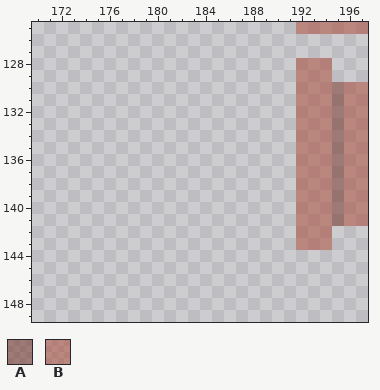
Two versions of one pixel-art file, assets/sprites/Sprite-0001.aseprite. Above, as it was before the edit.
256x256 pixels, 1 frame. Colours within 5 levels of each other are drawn and written as one. Shown: x 170..197, y 125..149.
Visible layers, top first: "Layer 2" opacity 50%, "Layer 1".
Palette (. is transparent): A #70281c80  B #a8412e80
Pixels before, first column x 192:
125 BBBBBB
126 ......
127 ......
128 BBB...
129 BBB...
130 BBBABB
131 BBBABB
132 BBBABB
133 BBBABB
134 BBBABB
135 BBBABB
136 BBBABB
137 BBBABB
138 BBBABB
139 BBBABB
140 BBBABB
141 BBBABB
142 BBB...
143 BBB...
The result:
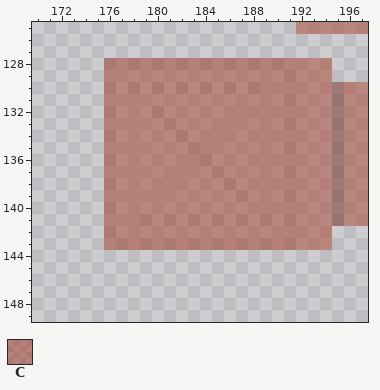
Colours new in this view: C #9b342280
Difference:
Changed rows in their new state; - is an unchanged pixel.
Layer "Layer 2":
first column x 176:
128 CCCCCCCCCCCCCCCC
129 CBBBBBBBBBBBBBBC
130 CBCBCBCBCBCBCCBC
131 CBCBBBBBBBBBBBBC
132 CBBBCBBBBBBCBCBC
133 CBCBBCBBBBCBBBBC
134 CBBBBBCBBCBBBCBC
135 CBCBBBBCCBBBBBBC
136 CBBBBBBCCBBBBCBC
137 CBCBBBCBBCBBBBBC
138 CBBBBCBBBBCBBCBC
139 CBCBCBBBBBBCBBBC
140 CBBBBBBBBBBBBCBC
141 CBCCBCBCBCBCBCBC
142 CBBBBBBBBBBBBBBC
143 CCCCCCCCCCCCCCCC
